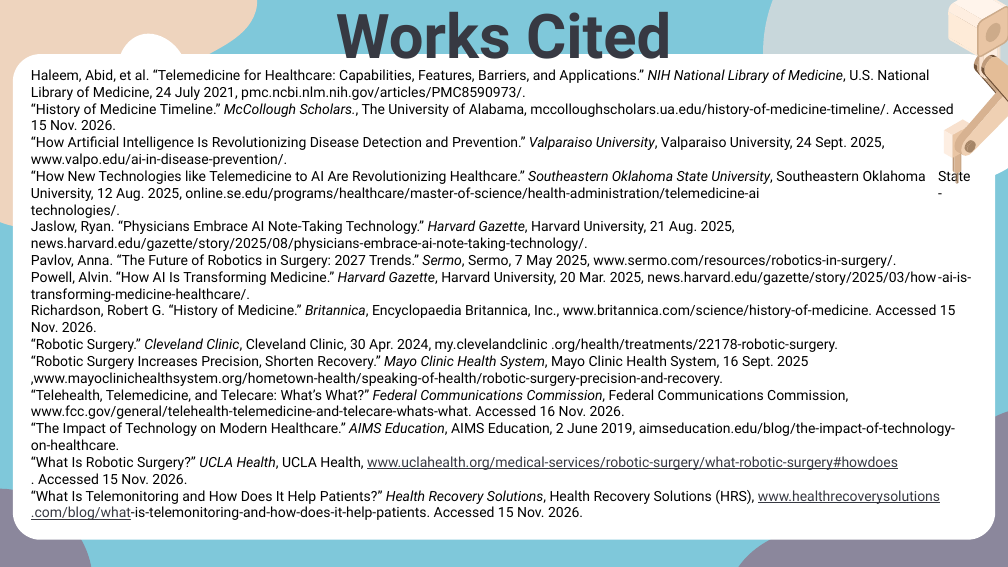
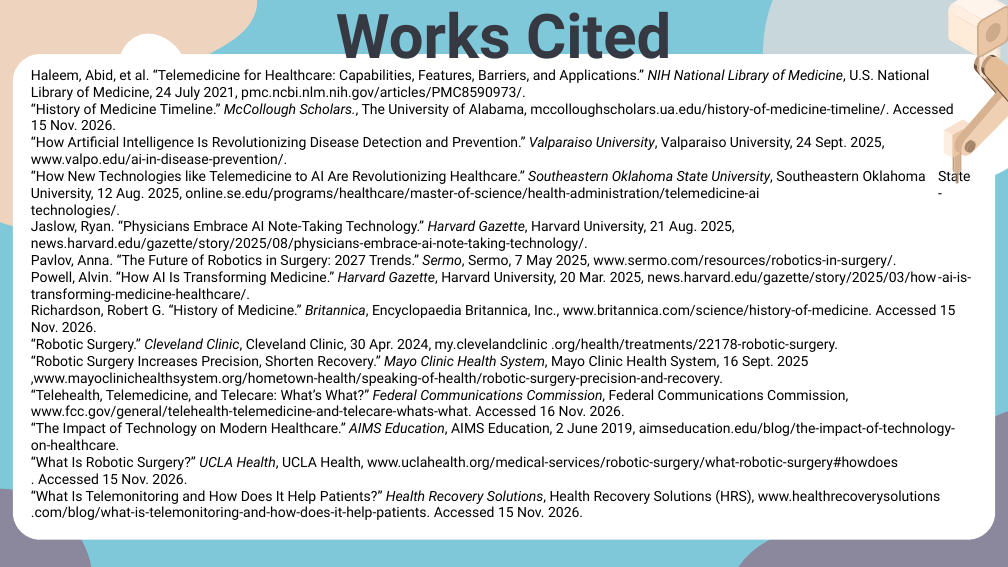
Before and after one commit to shabanid2/shabanid2.github.io, a slide deck: slide 13 of presentation.pptx. Drawn at 1008x567 pixels with LibreOffice and Linux fonts; fonts in the diff are those of the drawing. Boxes give left, top, right and bottom in pixels: in the first picture for what was removed or moved away, otherwise in the second. Text is boxed around its words. In the diff, an @@ line names an element or a change of style, - is before the commit and + after.

```diff
--- a/presentation.pptx
+++ b/presentation.pptx
@@ text in rounded rectangle at (x1=31, y1=456, x2=940, y2=520): text colour #373942 to #000000, underline off in "www.uclahealth.org/medical-services/robotic-surgery/what-rob ...", "www.healthrecoverysolutions .com/blog/what-is-telemonitoring ..." @@
```
